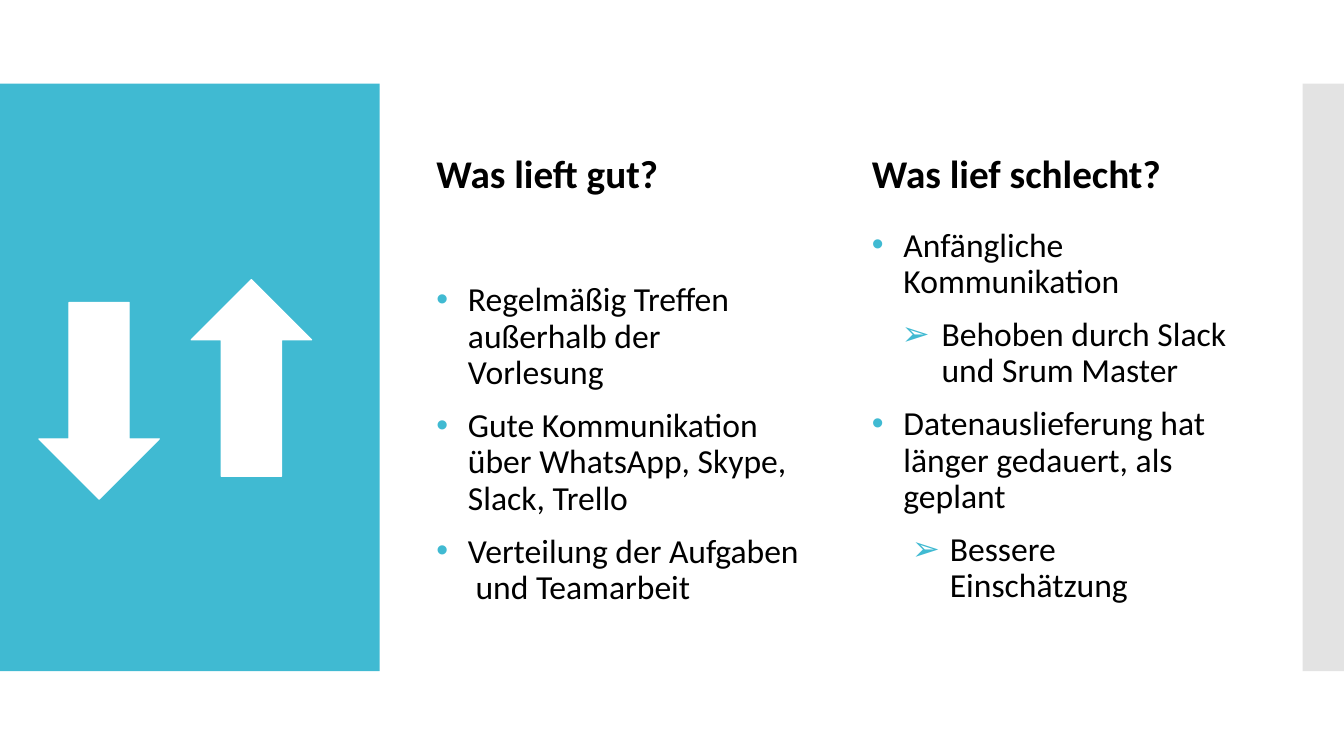
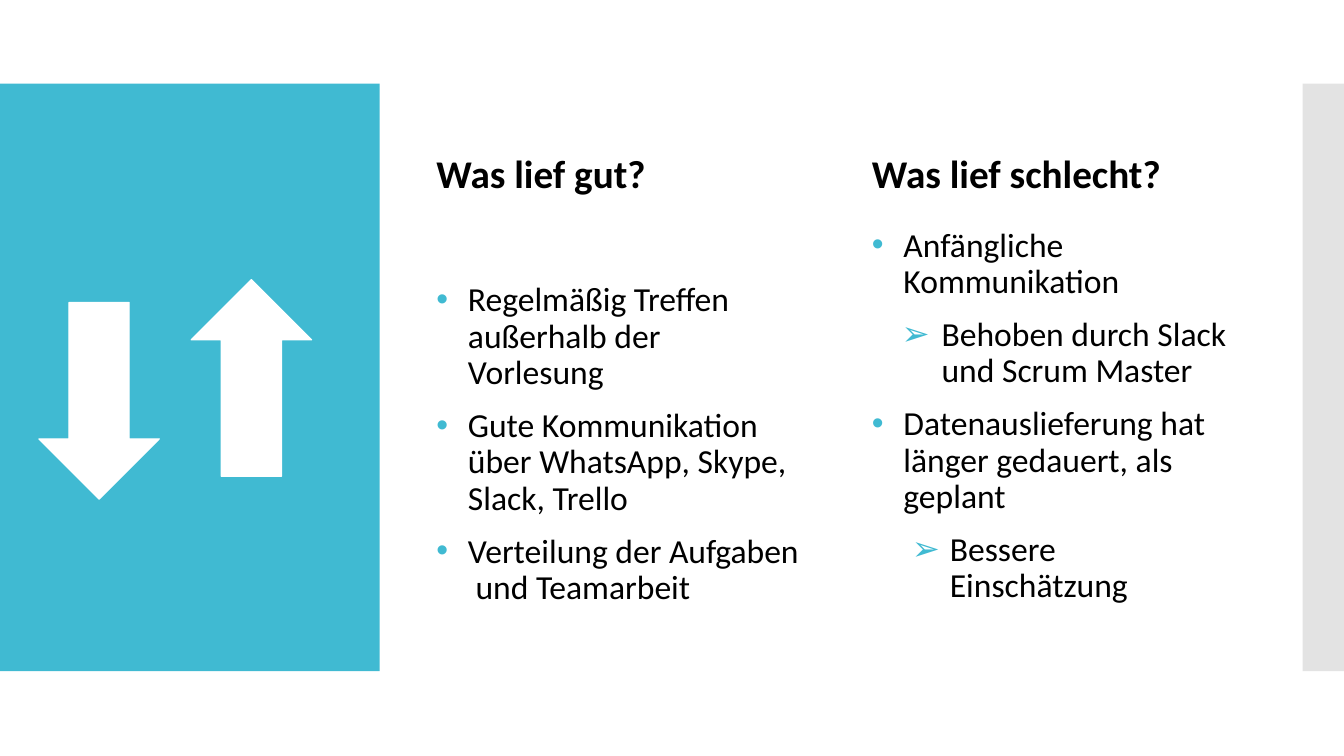
Before and after one commit to Datagroup-ModSim/ModSim17-data-generation-filters, a slide deck: slide 5 of presentations/Datenerzeugung und Datenanalyse_Sprint1_formatiert.pptx. Drawn at 1344x756 pixels with LibreOffice and Linux fonts; fonts in the diff are those of the drawing. Boxes give left, top, right and bottom in pixels: in the first picture for what was removed or moved away, otherwise in the second. Text is boxed around its words. In the diff, an @@ line names an element or a change of style, - is before the commit and + after.

```diff
--- a/presentations/Datenerzeugung und Datenanalyse_Sprint1_formatiert.pptx
+++ b/presentations/Datenerzeugung und Datenanalyse_Sprint1_formatiert.pptx
@@ text at [436,160,645,195]: text changed @@
-Was lieft gut?
+Was lief gut?
@@ text at [942,322,1226,383]: text changed @@
-➢ Behoben durch Slack und Srum Master
+➢ Behoben durch Slack und Scrum Master
```
Also in this commit, not shown: 1 other slide changed.
